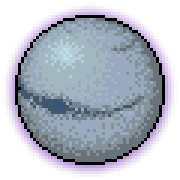
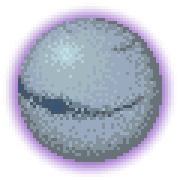
Layer changes from the first w=180, h=180 image to the second:
painted on "Layer" over [15, 15, 165, 165]
